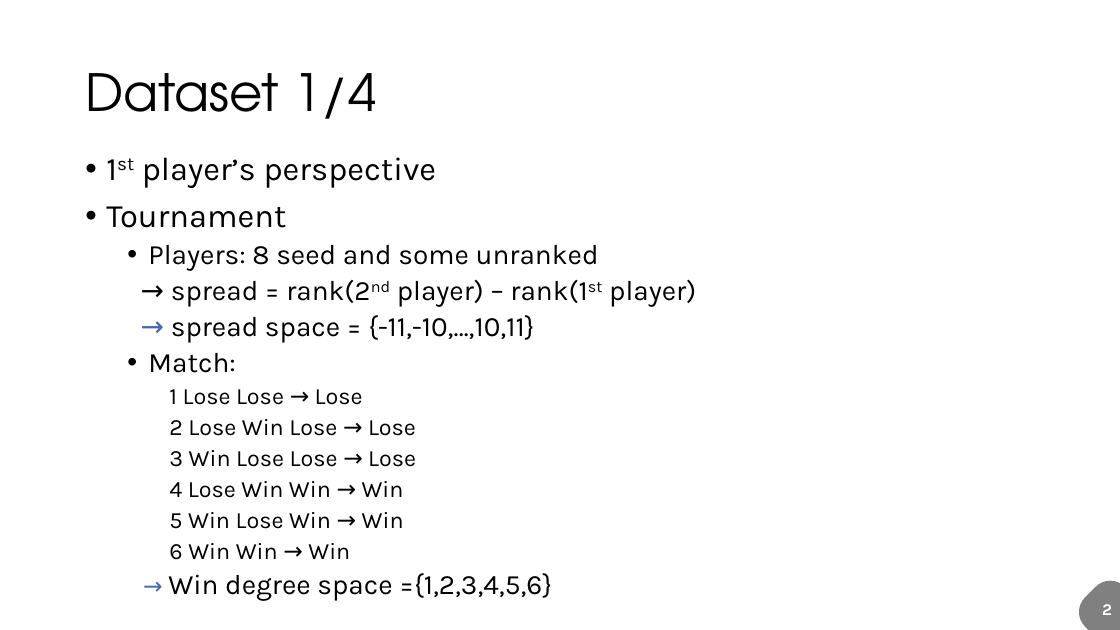
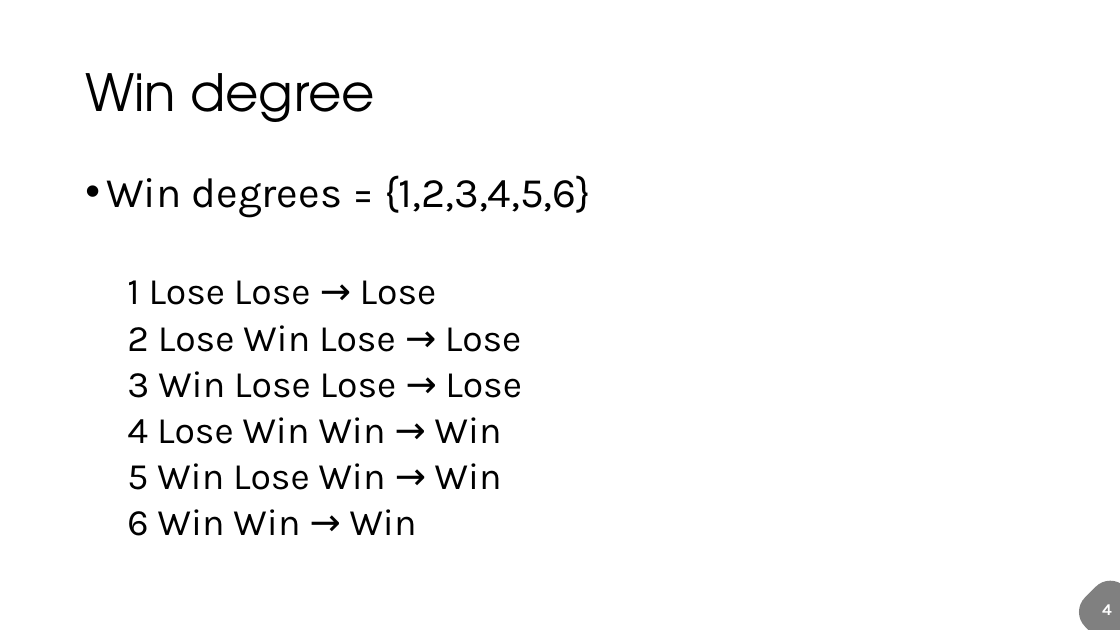
Before and after one commit to fuksi/bda_project_2018, a slide deck: slide 5 of BWF_presentation.pptx (slide 3 before the commit). Drawn at 1120x630 pixels with LibreOffice and Linux fonts; fonts in the diff are those of the drawing. Boxes give left, top, right and bottom in pixels: in the first picture for what was removed or moved away, otherwise in the second. Text is boxed around its words. In the diff, an @@ line names an element or a change of style, - is before the commit and + after.

```diff
--- a/BWF_presentation.pptx
+++ b/BWF_presentation.pptx
@@ title at (85, 73, 374, 122): text changed @@
-Dataset 1/4
+Win degree
@@ text "Win degrees = {1,2,3,4,5,6}": place and size @@
-text "Win degrees = {1,2,3,4,5,6}" at (106, 157, 696, 601)
+text "Win degrees = {1,2,3,4,5,6}" at (106, 175, 591, 536)
@@ text at (106, 175, 591, 218): text changed; size 24 to 36 pt @@
-• 1st player’s perspective
-• Tournament
-  • Players: 8 seed and some unranked
-  → spread = rank(2nd player) – rank(1st player)
-  → spread space = {-11,-10,…,10,11}
-  • Match:
+• Win degrees = {1,2,3,4,5,6}
@@ text at (127, 280, 522, 536): size 20 to 32 pt in "1 Lose Lose → Lose", "2 Lose Win Lose → Lose", "3 Win Lose Lose → Lose", "4 Lose Win Win → Win" and 2 more places; list level 3 to 2 in "1 Lose Lose → Lose"; list level 3 to 2 in "2 Lose Win Lose → ..."; list level 3 to 2 in "3 Win Lose Lose → ..."; list level 3 to 2 in "4 Lose Win Win → ..."; list level 3 to 2 in "5 Win Lose Win → ..."; list level 3 to 2 in "6 Win Win → Win" @@
@@ text at (168, 573, 552, 601): paragraph removed @@
-    → Win degree space ={1,2,3,4,5,6}
@@ text at (1102, 604, 1112, 615): text changed @@
-2
+4
```
Also in this commit, not shown: 11 other slides changed, 2 slides added, 1 other file.
